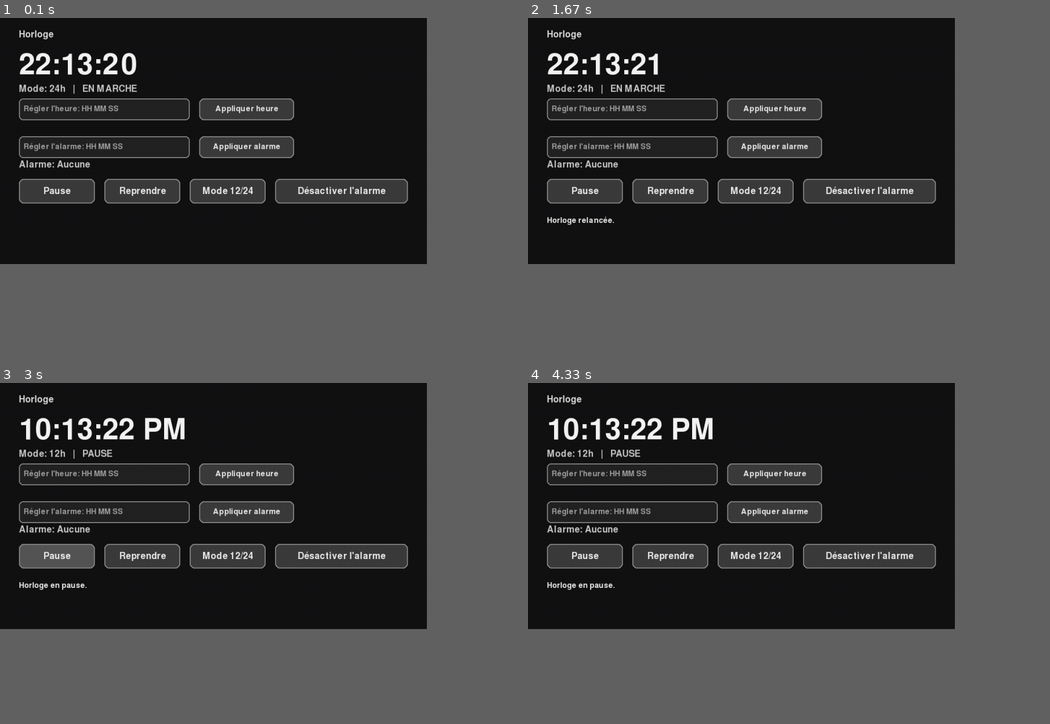
Above: before the commit, frames 1-4 (two rows, left to right).
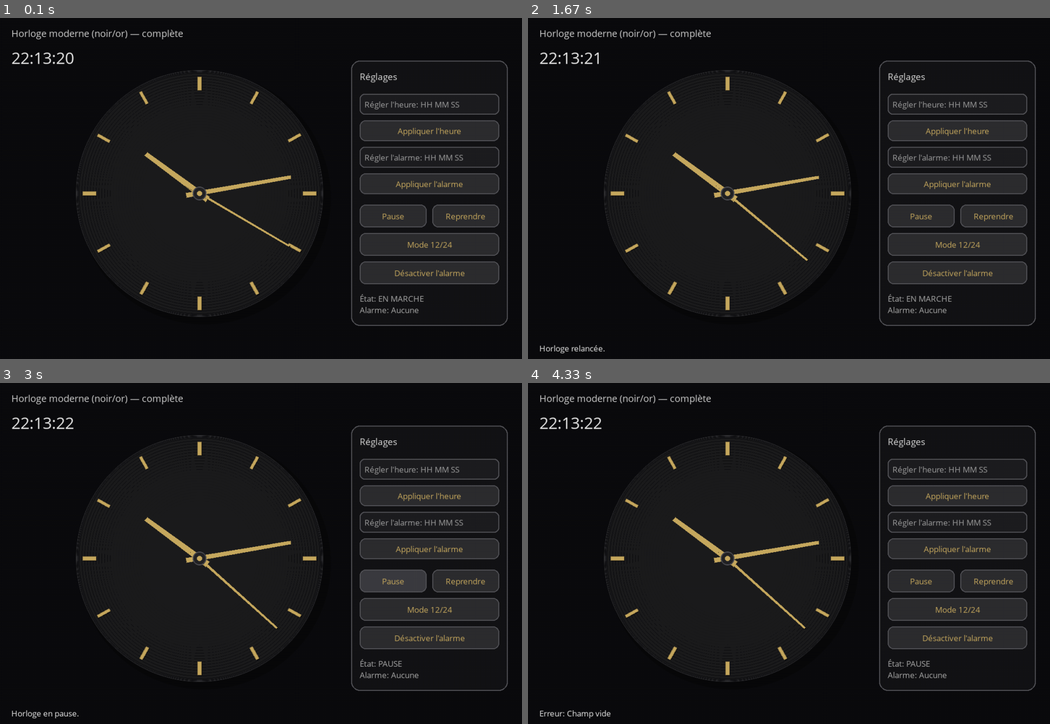
Above: after the commit, the same moments.

Repository: lukashaulet-rgp/clock
Game: pygame game, started from clock_pygame.py
The game is run twice, just before and just after one commit, with the same random seed, the same clock (stepped at 60 frames per second) and the same inputs.
Inputs (mouse positions are in pixels of both pictures, inside the frame that each line leads up to):
- Up to frame 1 (0.1 s): no input
- Up to frame 2 (1.67 s): click (956, 178) at 0.38 s; tap Enter at 0.67 s; click "Reprendre" at 1.05 s; click (982, 307) at 1.38 s
- Up to frame 3 (3 s): click "Mode 12/24" at 1.72 s; click (234, 642) at 2.05 s; click (396, 608) at 2.38 s; click "Pause" at 2.72 s
- Up to frame 4 (4.33 s): click (971, 642) at 3.22 s; click (976, 526) at 3.55 s; click (898, 492) at 3.88 s; click (637, 488) at 4.22 s
In our replay, the window is 736x425 before the commit and 900x589 after it. These sizes can differ from the game's own. Grey fills any space a smaller window leaves; there, only what the larger window draws over its background counts as a difference.

The runs differ from the first frame. In frame 1, 20% of the frame differs, in the area x 2-98%, y 3-91%; in frame 2, 20%; in frame 3, 21%; in frame 4, 21%, in the area x 2-98%, y 3-99%.

Commit message:
interface graphique v2

Diff:
--- a/clock_pygame.py
+++ b/clock_pygame.py
@@ -1,6 +1,46 @@
+import math
 import time
 import pygame
-
+import pygame.gfxdraw
+
+# -----------------------------
+# Helpers
+# -----------------------------
+def polar_to_xy(cx, cy, radius, angle_rad):
+    """0 rad = en haut (12h). Sens horaire."""
+    x = cx + radius * math.sin(angle_rad)
+    y = cy - radius * math.cos(angle_rad)
+    return int(x), int(y)
+
+def draw_aa_circle(surface, x, y, r, color):
+    pygame.gfxdraw.aacircle(surface, x, y, r, color)
+    pygame.gfxdraw.filled_circle(surface, x, y, r, color)
+
+def draw_aa_ring(surface, x, y, r, thickness, color):
+    for i in range(thickness):
+        pygame.gfxdraw.aacircle(surface, x, y, r - i, color)
+
+def draw_hand(surface, cx, cy, angle, length, width, color, tail=0):
+    dx = math.sin(angle)
+    dy = -math.cos(angle)
+    px = -dy
+    py = dx
+
+    x1 = cx + dx * length
+    y1 = cy + dy * length
+    x0 = cx - dx * tail
+    y0 = cy - dy * tail
+
+    w = width / 2.0
+    p1 = (x0 + px * w, y0 + py * w)
+    p2 = (x0 - px * w, y0 - py * w)
+    p3 = (x1 - px * w * 0.65, y1 - py * w * 0.65)
+    p4 = (x1 + px * w * 0.65, y1 + py * w * 0.65)
+
+    pygame.draw.polygon(surface, color, [p1, p2, p3, p4])
+
+def clamp(v, a, b):
+    return max(a, min(b, v))
 
 def format_time(h, m, s, display_mode):
     if display_mode == "12":
@@ -19,10 +59,8 @@
         return f"{hour_12:02d}:{m:02d}:{s:02d} {suffix}"
     return f"{h:02d}:{m:02d}:{s:02d}"
 
-
 def is_valid_hms(h, m, s):
     return (0 <= h <= 23) and (0 <= m <= 59) and (0 <= s <= 59)
-
 
 def tick_one_second(h, m, s):
     s += 1
@@ -36,34 +74,42 @@
         h = 0
     return h, m, s
 
-
+def parse_hms(s):
+    s = s.strip()
+    if not s:
+        raise ValueError("Champ vide")
+    if ":" in s:
+        parts = s.split(":")
+    else:
+        parts = s.split()
+    if len(parts) != 3:
+        raise ValueError("Format attendu: HH MM SS ou HH:MM:SS")
+    h, m, sec = int(parts[0]), int(parts[1]), int(parts[2])
+    if not is_valid_hms(h, m, sec):
+        raise ValueError("Heure invalide (0-23 / 0-59 / 0-59)")
+    return h, m, sec
+
+# -----------------------------
+# UI
+# -----------------------------
 class Button:
     def __init__(self, rect, text, font):
         self.rect = pygame.Rect(rect)
         self.text = text
         self.font = font
 
-    def draw(self, screen, mouse_pos):
+    def draw(self, screen, mouse_pos, gold, border):
         hovered = self.rect.collidepoint(mouse_pos)
-        color = (60, 60, 60) if not hovered else (85, 85, 85)
-        pygame.draw.rect(screen, color, self.rect, border_radius=10)
-        pygame.draw.rect(screen, (140, 140, 140), self.rect, 2, border_radius=10)
-
-        label = self.font.render(self.text, True, (235, 235, 235))
+        bg = (45, 45, 48) if not hovered else (60, 60, 65)
+        pygame.draw.rect(screen, bg, self.rect, border_radius=12)
+        pygame.draw.rect(screen, border, self.rect, 2, border_radius=12)
+        label = self.font.render(self.text, True, gold)
         screen.blit(label, label.get_rect(center=self.rect.center))
 
     def clicked(self, event):
         return event.type == pygame.MOUSEBUTTONDOWN and event.button == 1 and self.rect.collidepoint(event.pos)
 
-
 class TextBox:
-    """
-    Champ de saisie très simple:
-    - Clique pour activer
-    - Tape au clavier
-    - Entrée = valider (on gère ça dans le code principal)
-    - Backspace = effacer
-    """
     def __init__(self, rect, placeholder, font, max_len=12):
         self.rect = pygame.Rect(rect)
         self.placeholder = placeholder
@@ -76,32 +122,28 @@
         if event.type == pygame.MOUSEBUTTONDOWN and event.button == 1:
             self.active = self.rect.collidepoint(event.pos)
             return
-
         if not self.active:
             return
-
         if event.type == pygame.KEYDOWN:
             if event.key == pygame.K_BACKSPACE:
                 self.text = self.text[:-1]
             elif event.key == pygame.K_ESCAPE:
                 self.active = False
             elif event.key == pygame.K_RETURN:
-                # Le main s'occupe de la validation
                 return
             else:
                 if len(self.text) < self.max_len:
                     ch = event.unicode
-                    # autoriser chiffres, espaces, et ':'
                     if ch.isdigit() or ch in (" ", ":"):
                         self.text += ch
 
-    def draw(self, screen):
-        bg = (35, 35, 35) if not self.active else (45, 45, 45)
-        pygame.draw.rect(screen, bg, self.rect, border_radius=8)
-        pygame.draw.rect(screen, (140, 140, 140), self.rect, 2, border_radius=8)
+    def draw(self, screen, gold, border):
+        bg = (30, 30, 33) if not self.active else (40, 40, 44)
+        pygame.draw.rect(screen, bg, self.rect, border_radius=10)
+        pygame.draw.rect(screen, border, self.rect, 2, border_radius=10)
 
         show = self.text if self.text else self.placeholder
-        col = (230, 230, 230) if self.text else (160, 160, 160)
+        col = (235, 235, 235) if self.text else (160, 160, 160)
         label = self.font.render(show, True, col)
         screen.blit(label, (self.rect.x + 10, self.rect.y + (self.rect.height - label.get_height()) // 2))
 
@@ -111,143 +153,195 @@
     def get_value(self):
         return self.text.strip()
 
-
-def parse_hms(s):
-    """
-    Accepte:
-    - "HH MM SS"
-    - "HH:MM:SS"
-    """
-    s = s.strip()
-    if not s:
-        raise ValueError("Champ vide")
-
-    if ":" in s:
-        parts = s.split(":")
-    else:
-        parts = s.split()
-
-    if len(parts) != 3:
-        raise ValueError("Format attendu: HH MM SS ou HH:MM:SS")
-
-    h, m, sec = int(parts[0]), int(parts[1]), int(parts[2])
-    if not is_valid_hms(h, m, sec):
-        raise ValueError("Heure invalide (0-23 / 0-59 / 0-59)")
-    return h, m, sec
-
-
+# -----------------------------
+# Main
+# -----------------------------
 def main():
     pygame.init()
-    pygame.display.set_caption("Horloge Pygame (Heure / Alarme / Pause / 12-24)")
-
-    W, H = 900, 520
+    pygame.display.set_caption("Horloge Moderne (noir/or) - complète")
+
+    W, H = 1100, 720
     screen = pygame.display.set_mode((W, H))
-    clock = pygame.time.Clock()
-
-    font_big = pygame.font.SysFont(None, 90)
-    font = pygame.font.SysFont(None, 28)
-    font_small = pygame.font.SysFont(None, 24)
-
-    # état initial = heure système
-    now = time.localtime()
-    cur_h, cur_m, cur_s = now.tm_hour, now.tm_min, now.tm_sec
+    fps = pygame.time.Clock()
+
+    # Couleurs (style photo)
+    BG = (12, 12, 14)
+    DIAL = (28, 28, 30)
+    DIAL_SHADE = (22, 22, 24)
+    GOLD = (200, 170, 95)
+    GOLD_DIM = (150, 125, 70)
+    BORDER = (85, 85, 90)
+    WHITE_SOFT = (235, 235, 235)
+
+    # Fonts
+    font_title = pygame.font.SysFont("Segoe UI", 22)
+    font = pygame.font.SysFont("Segoe UI", 20)
+    font_small = pygame.font.SysFont("Segoe UI", 18)
+    font_big = pygame.font.SysFont("Segoe UI", 36)
+
+    # Position horloge
+    cx, cy = 420, H // 2 + 10
+    radius = 260
+
+    # Surface cadran (pré-rendu)
+    dial_surf = pygame.Surface((radius * 2 + 80, radius * 2 + 80), pygame.SRCALPHA)
+    dcx, dcy = dial_surf.get_width() // 2, dial_surf.get_height() // 2
+
+    def build_dial():
+        dial_surf.fill((0, 0, 0, 0))
+
+        # Ombre douce
+        shadow_off = 10
+        draw_aa_circle(dial_surf, dcx + shadow_off, dcy + shadow_off, radius + 6, (0, 0, 0, 120))
+
+        # Cadran
+        draw_aa_circle(dial_surf, dcx, dcy, radius, DIAL)
+
+        # Vignettage
+        for i in range(24):
+            rr = radius - i * 6
+            alpha = clamp(int(35 - i * 1.4), 0, 35)
+            pygame.gfxdraw.aacircle(dial_surf, dcx, dcy, rr, (*DIAL_SHADE, alpha))
+
+        # Bordure
+        draw_aa_ring(dial_surf, dcx, dcy, radius, 2, (55, 55, 58))
+        draw_aa_ring(dial_surf, dcx, dcy, radius - 3, 1, (45, 45, 48))
+
+        # Index dorés
+        for i in range(12):
+            ang = i * (2 * math.pi / 12)
+            outer_r = radius - 14
+            inner_r = radius - 42
+            x_out, y_out = polar_to_xy(dcx, dcy, outer_r, ang)
+            x_in, y_in = polar_to_xy(dcx, dcy, inner_r, ang)
+
+            is_quarter = (i % 3 == 0)
+            bar_w = 8 if is_quarter else 6
+
+            dx = math.sin(ang)
+            dy = -math.cos(ang)
+            px = -dy
+            py = dx
+            w = bar_w / 2
+
+            p1 = (x_in + px*w, y_in + py*w)
+            p2 = (x_in - px*w, y_in - py*w)
+            p3 = (x_out - px*w, y_out - py*w)
+            p4 = (x_out + px*w, y_out + py*w)
+
+            shadow = [(p1[0]+1, p1[1]+1), (p2[0]+1, p2[1]+1), (p3[0]+1, p3[1]+1), (p4[0]+1, p4[1]+1)]
+            pygame.draw.polygon(dial_surf, (0, 0, 0, 70), shadow)
+            pygame.draw.polygon(dial_surf, GOLD, [p1, p2, p3, p4])
+            pygame.draw.polygon(dial_surf, GOLD_DIM, [p1, p2, p3, p4], 1)
+
+        # Centre
+        draw_aa_circle(dial_surf, dcx, dcy, 10, (40, 40, 42))
+        draw_aa_ring(dial_surf, dcx, dcy, 10, 2, (80, 80, 85))
+        draw_aa_circle(dial_surf, dcx, dcy, 4, GOLD)
+
+    build_dial()
+
+    # État horloge (initial = heure système)
+    lt = time.localtime()
+    cur_h, cur_m, cur_s = lt.tm_hour, lt.tm_min, lt.tm_sec
+
     display_mode = "24"
     paused = False
-    alarm = None  # (h,m,s) ou None
-
-    # UI
-    btn_pause = Button((40, 340, 160, 52), "Pause", font)
-    btn_resume = Button((220, 340, 160, 52), "Reprendre", font)
-    btn_toggle = Button((400, 340, 160, 52), "Mode 12/24", font)
-    btn_clear_alarm = Button((580, 340, 280, 52), "Désactiver l'alarme", font)
-
-    tb_set_time = TextBox((40, 170, 360, 46), "Régler l'heure: HH MM SS", font_small)
-    tb_set_alarm = TextBox((40, 250, 360, 46), "Régler l'alarme: HH MM SS", font_small)
-    btn_apply_time = Button((420, 170, 200, 46), "Appliquer heure", font_small)
-    btn_apply_alarm = Button((420, 250, 200, 46), "Appliquer alarme", font_small)
-
-    message = "Clique dans un champ pour saisir. Entrée valide (ou bouton)."
+    alarm = None  # tuple (h,m,s)
+
+    # tick 1 seconde (logique)
+    last_tick_ms = pygame.time.get_ticks()
+
+    # -----------------------------
+    # UI panel à droite (layout auto)
+    # -----------------------------
+    panel_x = 740
+    panel_w = 330
+    panel_rect = pygame.Rect(panel_x, 90, panel_w, 560)
+
+    pad = 18
+    gap = 12
+    y = panel_rect.y + 70  # après le titre "Réglages"
+
+    def row(h):
+        nonlocal y
+        r = pygame.Rect(panel_x + pad, y, panel_w - 2 * pad, h)
+        y += h + gap
+        return r
+
+    tb_time = TextBox(row(44), "Régler l'heure: HH MM SS", font_small)
+    btn_apply_time = Button(row(44), "Appliquer l'heure", font_small)
+
+    tb_alarm = TextBox(row(44), "Régler l'alarme: HH MM SS", font_small)
+    btn_apply_alarm = Button(row(44), "Appliquer l'alarme", font_small)
+
+    y += 10
+
+    half_w = (panel_w - 2 * pad - gap) // 2
+    btn_pause = Button((panel_x + pad, y, half_w, 48), "Pause", font_small)
+    btn_resume = Button((panel_x + pad + half_w + gap, y, half_w, 48), "Reprendre", font_small)
+    y += 48 + gap
+
+    btn_toggle = Button(row(48), "Mode 12/24", font_small)
+    btn_clear_alarm = Button(row(48), "Désactiver l'alarme", font_small)
+
+    status_y = panel_rect.bottom - 70
+
+    message = "Clique dans un champ, tape HH MM SS, puis Entrée ou bouton."
     message_until = 0
     alarm_popup_until = 0
-
-    # tick 1 seconde (sans dépendre du FPS)
-    last_tick_ms = pygame.time.get_ticks()
 
     running = True
     while running:
         mouse_pos = pygame.mouse.get_pos()
         now_ms = pygame.time.get_ticks()
 
-        # tick réel: toutes les 1000 ms
+        # tick logique: toutes les 1000 ms
         if not paused and (now_ms - last_tick_ms) >= 1000:
-            # rattrapage si lag
             steps = (now_ms - last_tick_ms) // 1000
             for _ in range(int(steps)):
                 cur_h, cur_m, cur_s = tick_one_second(cur_h, cur_m, cur_s)
-                # alarme
+
                 if alarm is not None and (cur_h, cur_m, cur_s) == alarm:
                     alarm = None
                     alarm_popup_until = now_ms + 4500
                     message = "!!! ALARME !!!"
                     message_until = now_ms + 4500
+
             last_tick_ms += int(steps) * 1000
 
         for event in pygame.event.get():
             if event.type == pygame.QUIT:
                 running = False
 
-            # Textboxes
-            tb_set_time.handle_event(event)
-            tb_set_alarm.handle_event(event)
-
-            # Validation Enter sur textbox active
+            tb_time.handle_event(event)
+            tb_alarm.handle_event(event)
+
             if event.type == pygame.KEYDOWN and event.key == pygame.K_RETURN:
                 try:
-                    if tb_set_time.active:
-                        h, m, s = parse_hms(tb_set_time.get_value())
+                    if tb_time.active:
+                        h, m, s = parse_hms(tb_time.get_value())
                         cur_h, cur_m, cur_s = h, m, s
-                        last_tick_ms = pygame.time.get_ticks()  # resync tick
-                        tb_set_time.clear()
+                        last_tick_ms = pygame.time.get_ticks()
+                        tb_time.clear()
                         message = "Heure réglée."
                         message_until = now_ms + 2500
-                    elif tb_set_alarm.active:
-                        h, m, s = parse_hms(tb_set_alarm.get_value())
+                    elif tb_alarm.active:
+                        h, m, s = parse_hms(tb_alarm.get_value())
                         alarm = (h, m, s)
-                        tb_set_alarm.clear()
+                        tb_alarm.clear()
                         message = "Alarme réglée."
                         message_until = now_ms + 2500
                 except ValueError as e:
                     message = f"Erreur: {e}"
                     message_until = now_ms + 3500
 
-            # Boutons
-            if btn_pause.clicked(event):
-                paused = True
-                message = "Horloge en pause."
-                message_until = now_ms + 2500
-
-            if btn_resume.clicked(event):
-                paused = False
-                last_tick_ms = pygame.time.get_ticks()  # resync tick
-                message = "Horloge relancée."
-                message_until = now_ms + 2500
-
-            if btn_toggle.clicked(event):
-                display_mode = "12" if display_mode == "24" else "24"
-                message = f"Mode d'affichage: {display_mode}h"
-                message_until = now_ms + 2500
-
-            if btn_clear_alarm.clicked(event):
-                alarm = None
-                message = "Alarme désactivée."
-                message_until = now_ms + 2500
-
             if btn_apply_time.clicked(event):
                 try:
-                    h, m, s = parse_hms(tb_set_time.get_value())
+                    h, m, s = parse_hms(tb_time.get_value())
                     cur_h, cur_m, cur_s = h, m, s
                     last_tick_ms = pygame.time.get_ticks()
-                    tb_set_time.clear()
+                    tb_time.clear()
                     message = "Heure réglée."
                     message_until = now_ms + 2500
                 except ValueError as e:
@@ -256,67 +350,109 @@
 
             if btn_apply_alarm.clicked(event):
                 try:
-                    h, m, s = parse_hms(tb_set_alarm.get_value())
+                    h, m, s = parse_hms(tb_alarm.get_value())
                     alarm = (h, m, s)
-                    tb_set_alarm.clear()
+                    tb_alarm.clear()
                     message = "Alarme réglée."
                     message_until = now_ms + 2500
                 except ValueError as e:
                     message = f"Erreur: {e}"
                     message_until = now_ms + 3500
 
-        # Draw
-        screen.fill((18, 18, 20))
-
-        # Titre
-        title = font.render("Horloge", True, (220, 220, 220))
-        screen.blit(title, (40, 25))
-
-        # Heure affichée
-        t = format_time(cur_h, cur_m, cur_s, display_mode)
-        time_surf = font_big.render(t, True, (245, 245, 245))
-        screen.blit(time_surf, (40, 70))
-
-        # Statuts
-        status = f"Mode: {display_mode}h   |   {'PAUSE' if paused else 'EN MARCHE'}"
+            if btn_pause.clicked(event):
+                paused = True
+                message = "Horloge en pause."
+                message_until = now_ms + 2500
+
+            if btn_resume.clicked(event):
+                paused = False
+                last_tick_ms = pygame.time.get_ticks()
+                message = "Horloge relancée."
+                message_until = now_ms + 2500
+
+            if btn_toggle.clicked(event):
+                display_mode = "12" if display_mode == "24" else "24"
+                message = f"Mode d'affichage: {display_mode}h"
+                message_until = now_ms + 2500
+
+            if btn_clear_alarm.clicked(event):
+                alarm = None
+                message = "Alarme désactivée."
+                message_until = now_ms + 2500
+
+        # Render
+        screen.fill(BG)
+
+        # Header
+        screen.blit(font_title.render("Horloge moderne (noir/or) — complète", True, (210, 210, 210)), (24, 18))
+
+        # Cadran
+        dial_rect = dial_surf.get_rect(center=(cx, cy))
+        screen.blit(dial_surf, dial_rect)
+
+        # Angle "fluide" des secondes pour l'affichage
+        frac = (pygame.time.get_ticks() % 1000) / 1000.0
+        sec_display = cur_s + (0 if paused else frac)
+
+        hour12 = cur_h % 12
+        ang_s = (sec_display / 60.0) * 2 * math.pi
+        ang_m = ((cur_m + sec_display / 60.0) / 60.0) * 2 * math.pi
+        ang_h = ((hour12 + (cur_m / 60.0)) / 12.0) * 2 * math.pi
+
+        draw_hand(screen, cx, cy, ang_h, length=140, width=14, color=GOLD, tail=22)
+        draw_hand(screen, cx, cy, ang_m, length=195, width=10, color=GOLD, tail=28)
+
+        draw_hand(screen, cx + 1, cy + 1, ang_s, length=220, width=4, color=(0, 0, 0, 90), tail=35)
+        draw_hand(screen, cx, cy, ang_s, length=220, width=4, color=GOLD, tail=35)
+
+        draw_aa_circle(screen, cx, cy, 14, (35, 35, 37))
+        draw_aa_ring(screen, cx, cy, 14, 2, (90, 90, 96))
+        draw_aa_circle(screen, cx, cy, 5, GOLD)
+
+        shown = format_time(cur_h, cur_m, cur_s, display_mode)
+        screen.blit(font_big.render(shown, True, WHITE_SOFT), (24, 60))
+
+        # Panel
+        pygame.draw.rect(screen, (20, 20, 22), panel_rect, border_radius=18)
+        pygame.draw.rect(screen, BORDER, panel_rect, 2, border_radius=18)
+        screen.blit(font.render("Réglages", True, (220, 220, 220)), (panel_x + pad, panel_rect.y + 20))
+
+        tb_time.draw(screen, GOLD, BORDER)
+        btn_apply_time.draw(screen, mouse_pos, GOLD, BORDER)
+
+        tb_alarm.draw(screen, GOLD, BORDER)
+        btn_apply_alarm.draw(screen, mouse_pos, GOLD, BORDER)
+
+        btn_pause.draw(screen, mouse_pos, GOLD, BORDER)
+        btn_resume.draw(screen, mouse_pos, GOLD, BORDER)
+
+        btn_toggle.draw(screen, mouse_pos, GOLD, BORDER)
+        btn_clear_alarm.draw(screen, mouse_pos, GOLD, BORDER)
+
+        # Statuts en bas
         alarm_txt = "Aucune" if alarm is None else f"{alarm[0]:02d}:{alarm[1]:02d}:{alarm[2]:02d}"
-        status2 = f"Alarme: {alarm_txt}"
-
-        s1 = font.render(status, True, (200, 200, 200))
-        s2 = font.render(status2, True, (200, 200, 200))
-        screen.blit(s1, (40, 140))
-        screen.blit(s2, (40, 300))
-
-        # Inputs
-        tb_set_time.draw(screen)
-        tb_set_alarm.draw(screen)
-
-        # Buttons
-        btn_apply_time.draw(screen, mouse_pos)
-        btn_apply_alarm.draw(screen, mouse_pos)
-        btn_pause.draw(screen, mouse_pos)
-        btn_resume.draw(screen, mouse_pos)
-        btn_toggle.draw(screen, mouse_pos)
-        btn_clear_alarm.draw(screen, mouse_pos)
-
-        # Message barre
+        st1 = f"État: {'PAUSE' if paused else 'EN MARCHE'}"
+        st2 = f"Alarme: {alarm_txt}"
+        screen.blit(font_small.render(st1, True, (170, 170, 170)), (panel_x + pad, status_y))
+        screen.blit(font_small.render(st2, True, (170, 170, 170)), (panel_x + pad, status_y + 24))
+
+        # Message bas
         if now_ms < message_until:
-            msg = font_small.render(message, True, (240, 240, 240))
-            screen.blit(msg, (40, 420))
+            screen.blit(font_small.render(message, True, (235, 235, 235)), (24, H - 35))
 
         # Popup alarme
         if now_ms < alarm_popup_until:
             overlay = pygame.Surface((W, H), pygame.SRCALPHA)
             overlay.fill((0, 0, 0, 160))
             screen.blit(overlay, (0, 0))
-            box = pygame.Rect(160, 170, 580, 180)
-            pygame.draw.rect(screen, (40, 40, 40), box, border_radius=16)
-            pygame.draw.rect(screen, (220, 220, 220), box, 2, border_radius=16)
-            txt = pygame.font.SysFont(None, 70).render("!!! ALARME !!!", True, (245, 245, 245))
-            screen.blit(txt, txt.get_rect(center=box.center))
+            box = pygame.Rect(220, 220, 660, 200)
+            pygame.draw.rect(screen, (35, 35, 37), box, border_radius=18)
+            pygame.draw.rect(screen, GOLD, box, 2, border_radius=18)
+            text = pygame.font.SysFont("Segoe UI", 72).render("!!! ALARME !!!", True, GOLD)
+            screen.blit(text, text.get_rect(center=box.center))
 
         pygame.display.flip()
-        clock.tick(60)
+        fps.tick(60)
 
     pygame.quit()
 
